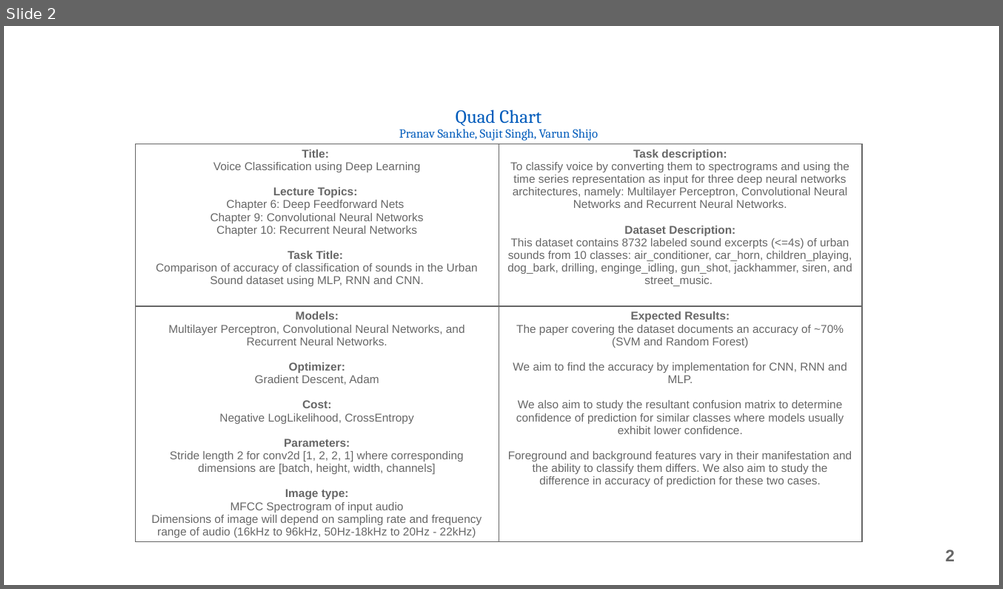
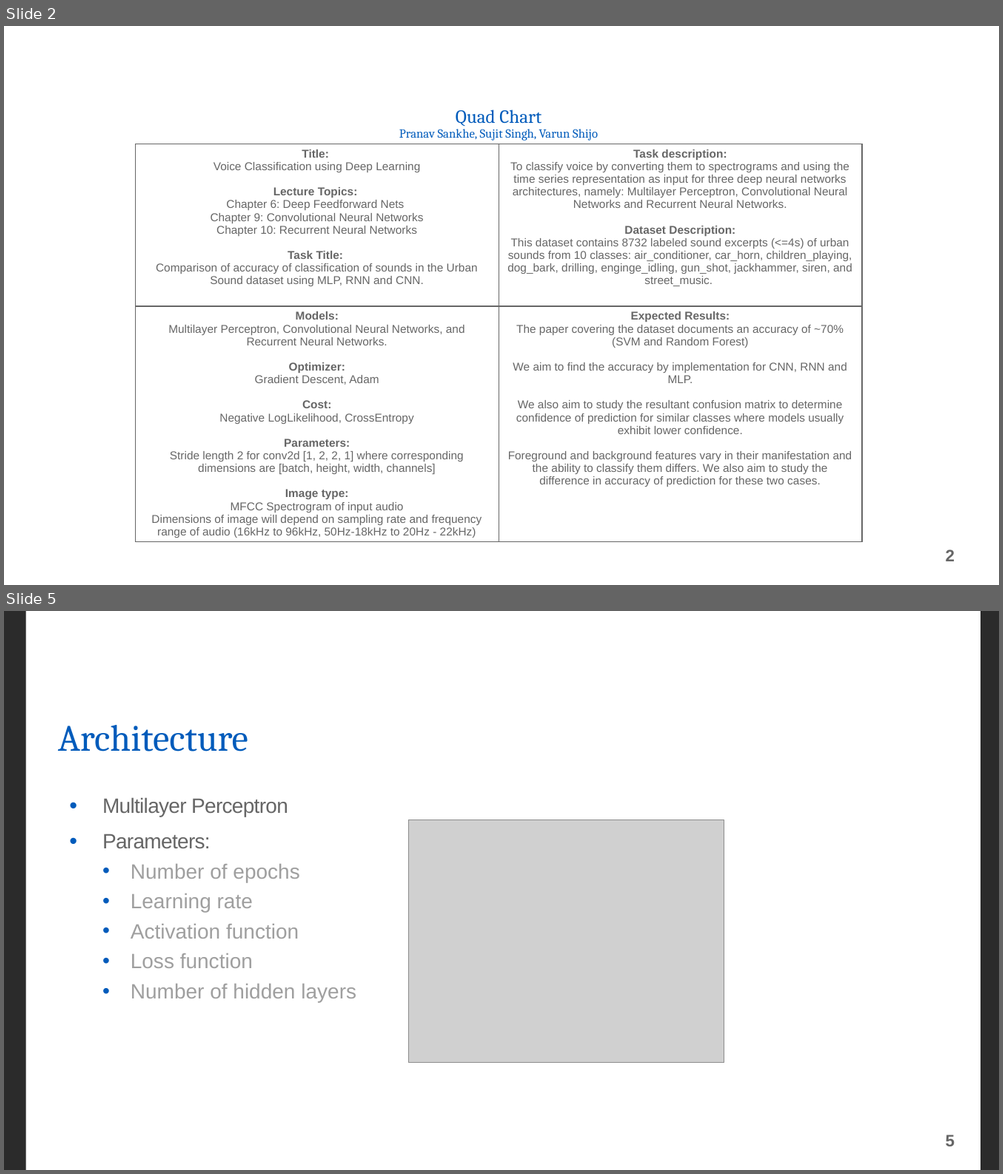
Before and after one commit to braininahat/deep-learning-cse676, a slide deck: Voice Classification using deep learning.pptx. Shown one above the other, each under a label of ours: slide 2 before the commit, slides 2 and 5 after it; the slides between them are not shown. The pictures are 1003x589 and 1003x1174 pixels, drawn with LibreOffice and Linux fonts; fonts in the diff are those of the drawing; grey boxes stand for pictures; background and template pictures are left out; a plain dark background stands for a picture behind light text. Boxes give left, top, right and bottom in pixels: in the first picture for what was removed or moved away, otherwise in the second. Text is boxed around its words. In the diff, an @@ line names an element or a change of style, - is before the commit and + after.

```diff
--- a/Voice Classification using deep learning.pptx
+++ b/Voice Classification using deep learning.pptx
@@ slide 5 added at (4, 611, 999, 1170), background picture (left out); not listed: 1 template element that a slide beside it also shows @@
@@ rectangle added at (25, 611, 980, 1170), fill #FFFFFF, 24 pt, text #FFFFFF @@
+            ‘-
@@ title added at (58, 725, 248, 752), 36 pt, text #005BBB @@
+Architecture
@@ text added at (102, 797, 356, 1002), 20 pt, text #A0A0A0 @@
+• Multilayer Perceptron
+• Parameters:
+  • Number of epochs
+  • Learning rate
+  • Activation function
+  • Loss function
+  • Number of hidden layers
@@ picture added at (408, 820, 724, 1063) @@
```
Also in this commit, not shown: 5 other slides added.
